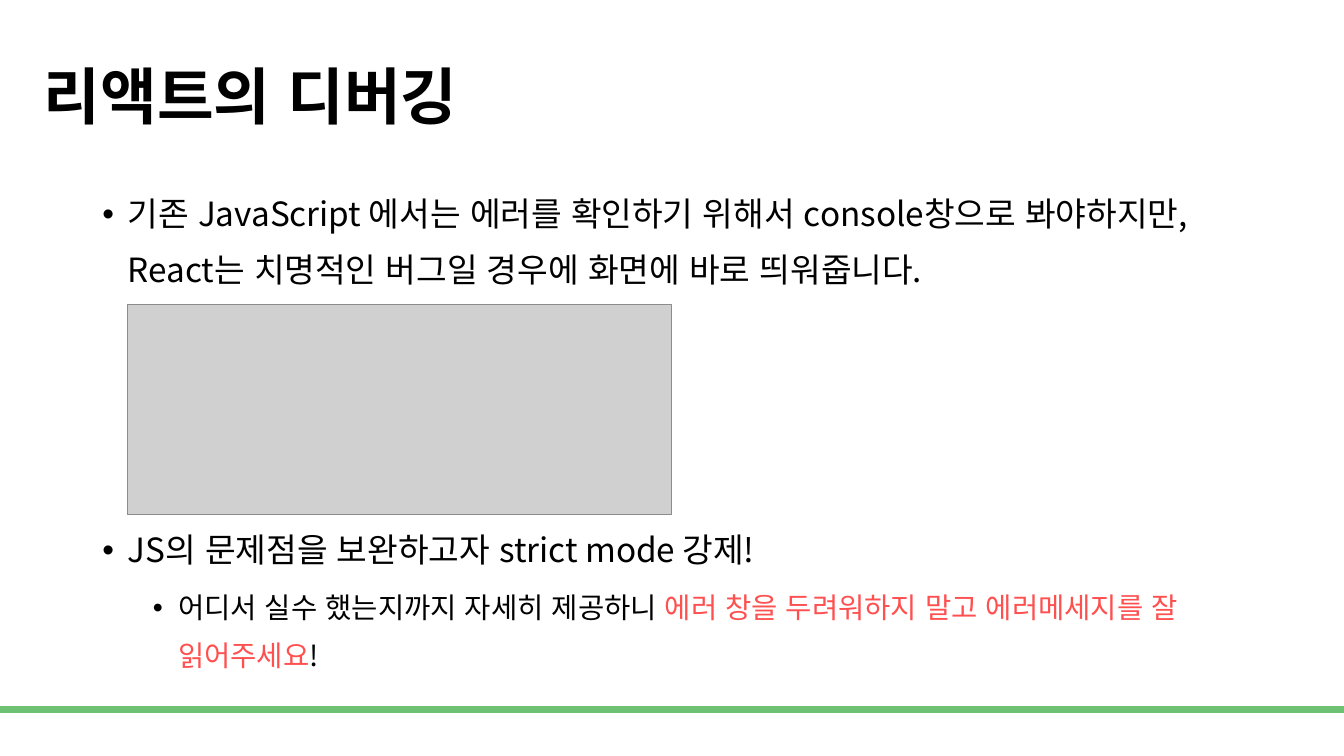
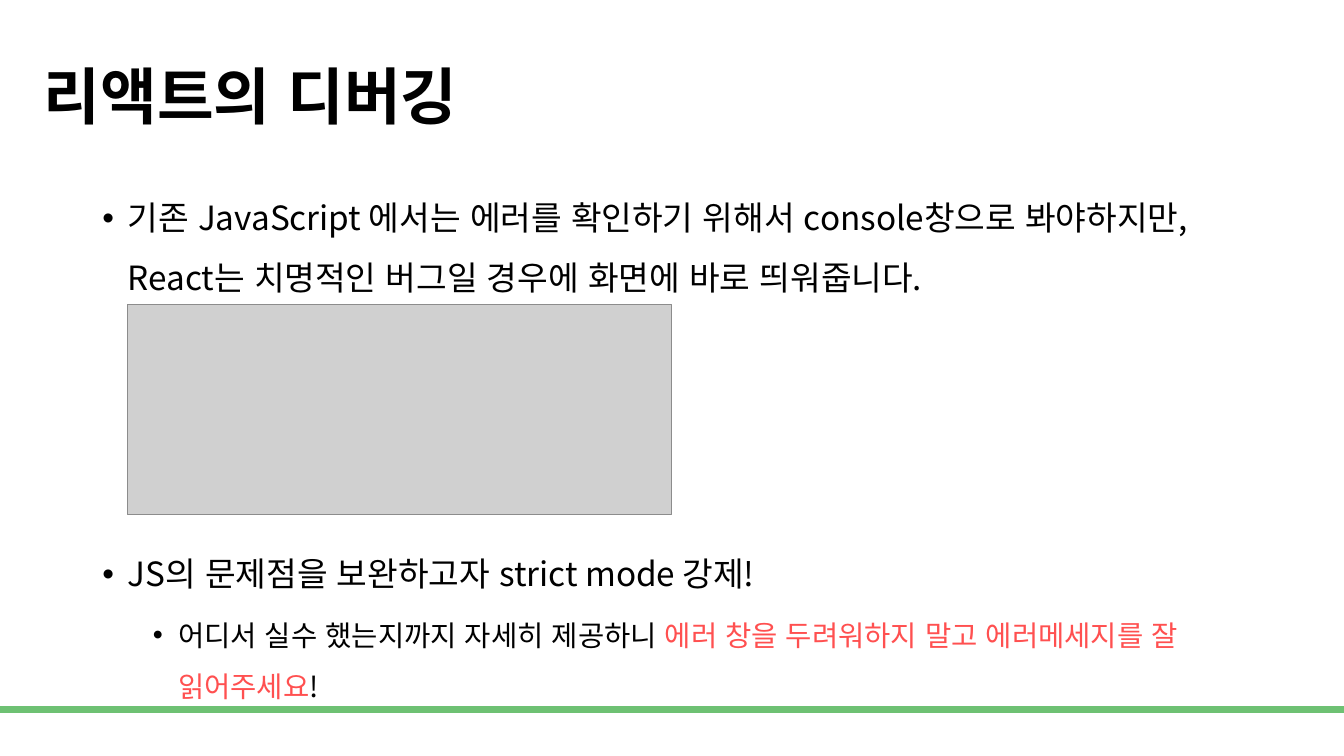
Before and after one commit to DevDamon0527/SeSAC_Yeongdeungpo_Campus_6th, a slide deck: slide 20 of material/[SeSAC_YDP_6] 23_React_Component_JSX.pptx. Drawn at 1344x756 pixels with LibreOffice and Linux fonts; fonts in the diff are those of the drawing; grey boxes stand for pictures; background and template pictures are left out. Boxes give left, top, right and bottom in pixels: in the first picture for what was removed or moved away, otherwise in the second. Text is boxed around its words. In the diff, an @@ line names an element or a change of style, - is before the commit and + after.

Commit message:
리액트 수업 준비 7/29 (St)

```diff
--- a/material/[SeSAC_YDP_6] 23_React_Component_JSX.pptx
+++ b/material/[SeSAC_YDP_6] 23_React_Component_JSX.pptx
@@ text "기존 JavaScript 에서는 에러를 확인하기 ..." at box(128, 202, 1187, 700): line spacing 1.4 to 1.5 @@
```
Also in this commit, not shown: 22 other files.
